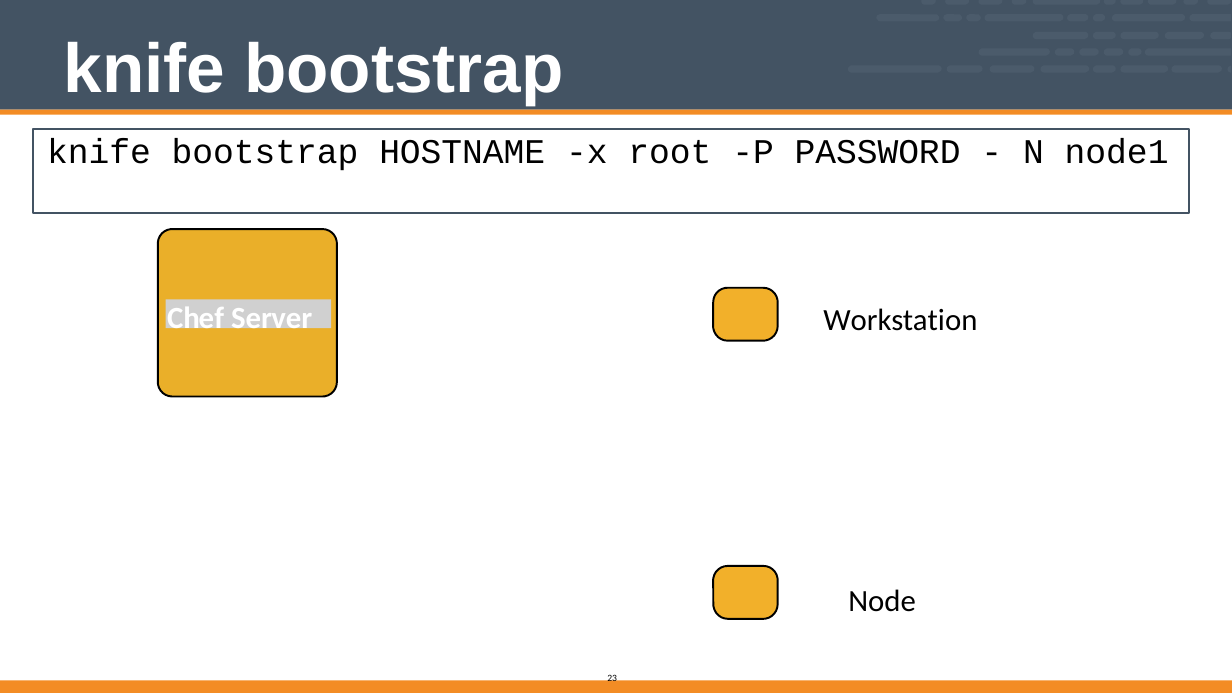
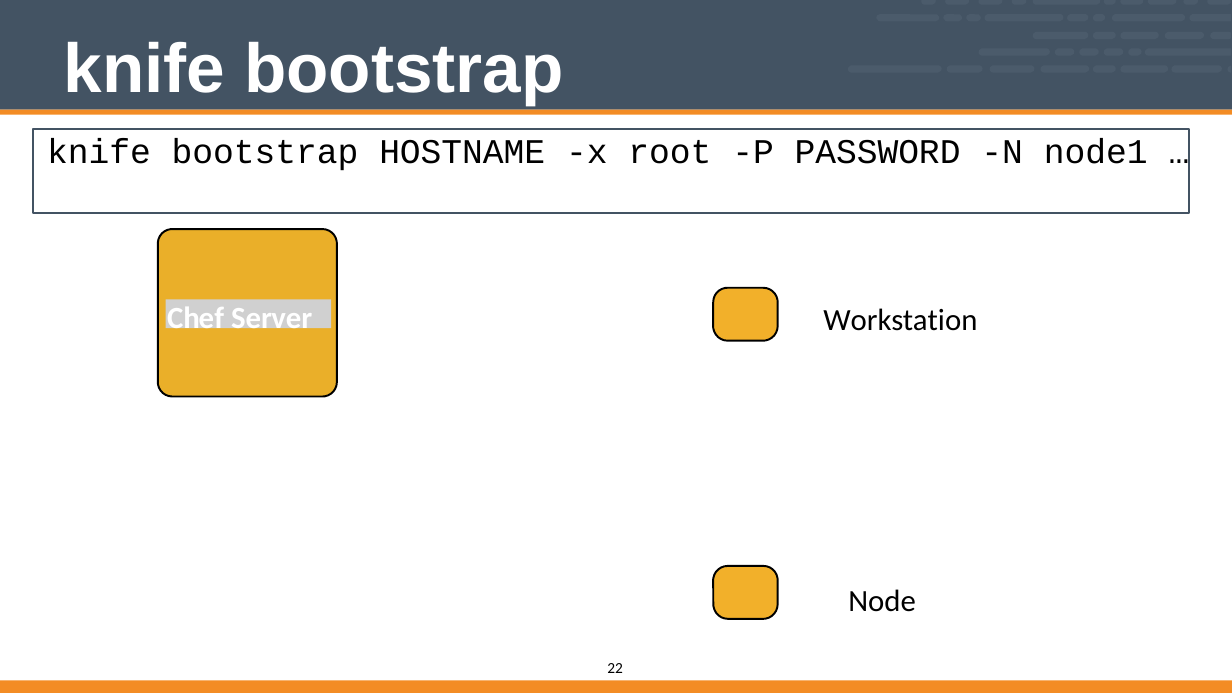
Before and after one commit to vinyar/chef-intermediate, a slide deck: slide 22 of Modules/02-Chef_Intermediate.pptx (slide 23 before the commit). Drawn at 1232x693 pixels with LibreOffice and Linux fonts; fonts in the diff are those of the drawing; grey boxes stand for pictures. Boxes give left, top, right and bottom in pixels: in the first picture for what was removed or moved away, otherwise in the second. Text is boxed around its words. In the diff, an @@ line names an element or a change of style, - is before the commit and + after.

```diff
--- a/Modules/02-Chef_Intermediate.pptx
+++ b/Modules/02-Chef_Intermediate.pptx
@@ text in rectangle at [47,138,1148,171]: text changed @@
-knife bootstrap HOSTNAME -x root -P PASSWORD - N node1
+knife bootstrap HOSTNAME -x root -P PASSWORD -N node1 …
@@ page number at [607,663,623,673]: text changed; size 10 to 16 pt @@
-23
+22
```
Also in this commit, not shown: 22 other slides changed, 2 slides added, 3 slides removed.
